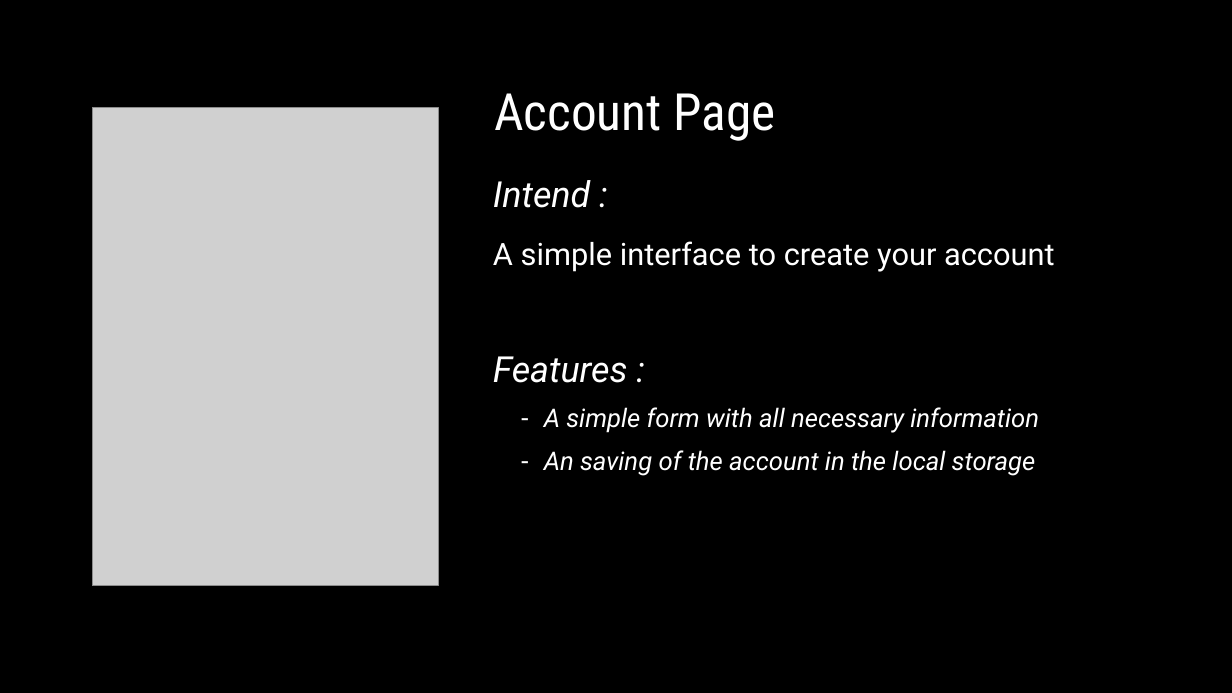
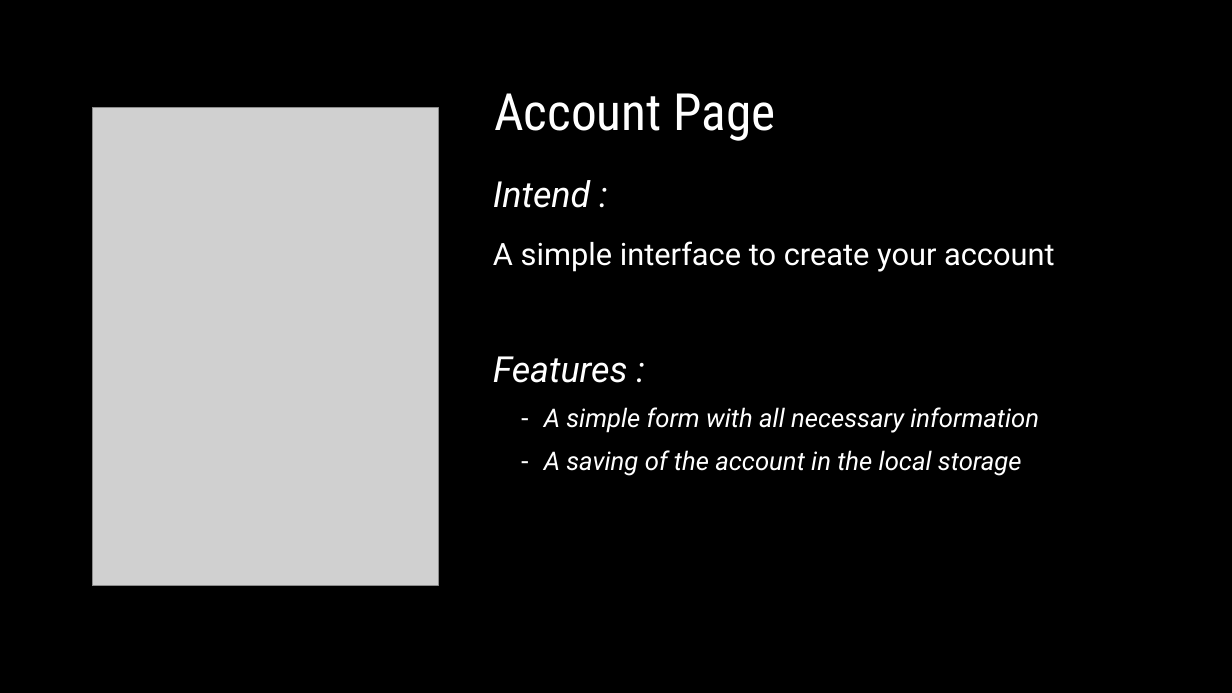
Before and after one commit to Maxime-Michel-1999/PlayingTogether, a slide deck: slide 6 of Playing Together.pptx. Drawn at 1232x693 pixels with LibreOffice and Linux fonts; fonts in the diff are those of the drawing; grey boxes stand for pictures; background and template pictures are left out. Boxes give left, top, right and bottom in pixels: in the first picture for what was removed or moved away, otherwise in the second. Text is boxed around its words. In the diff, an @@ line names an element or a change of style, - is before the commit and + after.

```diff
--- a/Playing Together.pptx
+++ b/Playing Together.pptx
@@ text at (544,450,1022,476): text changed @@
-  – An saving of the account in the local storage
+  – A saving of the account in the local storage
```
Also in this commit, not shown: 4 other slides changed.
